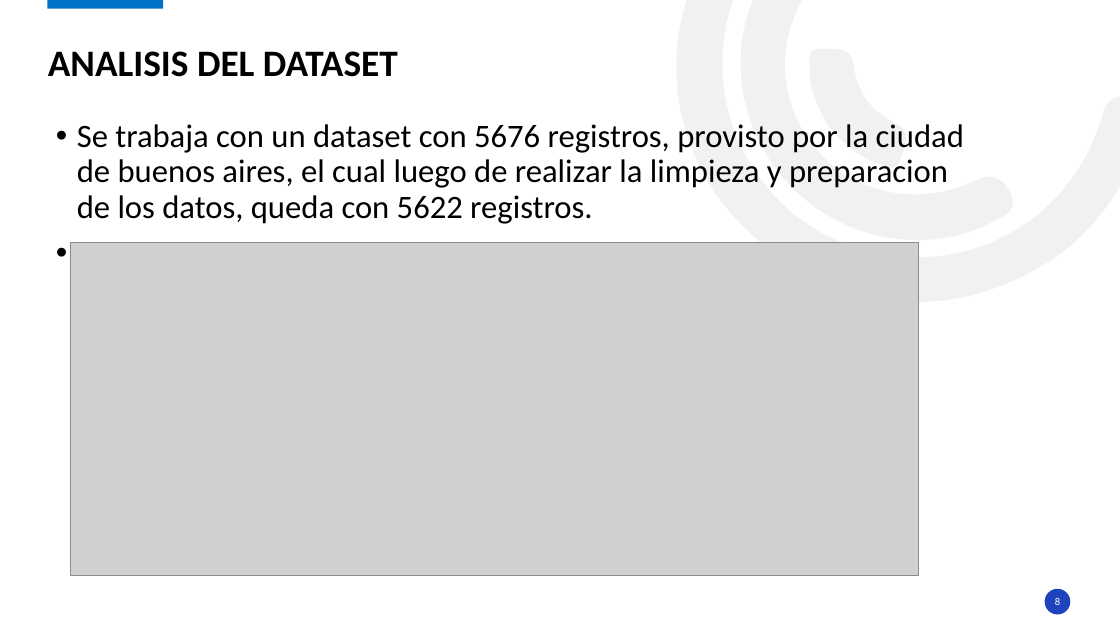
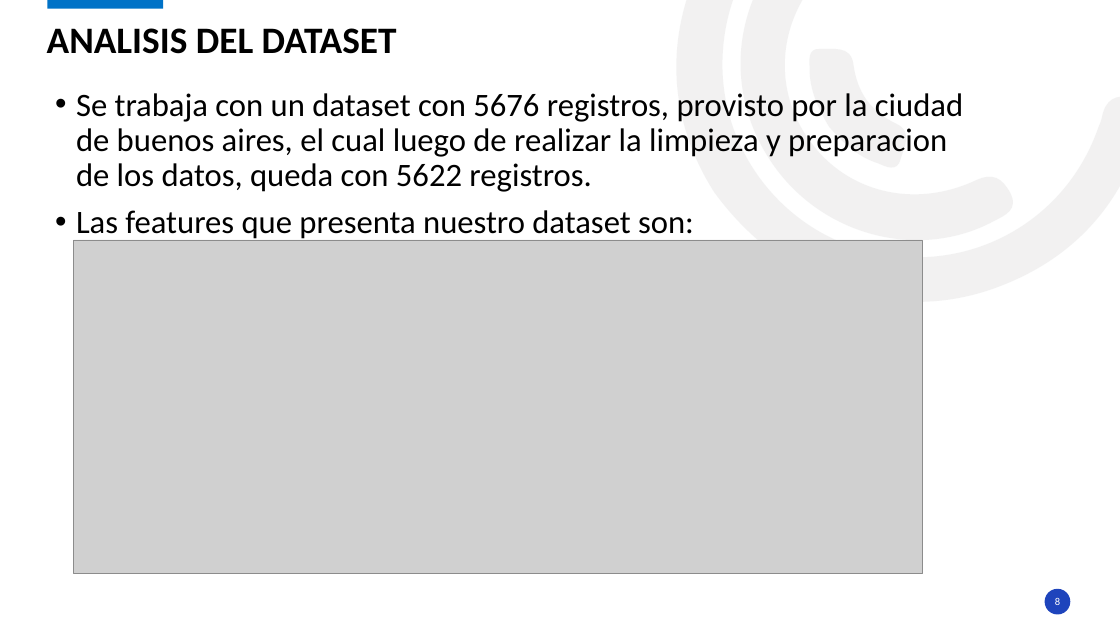
Before and after one commit to Csuarezgurruchaga/Digital-House, a slide deck: slide 8 of Trabajo Practico/Practico_3/PRESENTACION GRUPO 5(3er desafio).pptx. Drawn at 1120x630 pixels with LibreOffice and Linux fonts; fonts in the diff are those of the drawing; grey boxes stand for pictures; background and template pictures are left out. Boxes give left, top, right and bottom in pixels: in the first picture for what was removed or moved away, otherwise in the second. Text is boxed around its words. In the diff, an @@ line names an element or a change of style, - is before the commit and + after.

```diff
--- a/Trabajo Practico/Practico_3/PRESENTACION GRUPO 5(3er desafio).pptx
+++ b/Trabajo Practico/Practico_3/PRESENTACION GRUPO 5(3er desafio).pptx
@@ title "ANALISIS DEL DATASET": place and size @@
-title "ANALISIS DEL DATASET" at bbox=[48, 51, 398, 77]
+title "ANALISIS DEL DATASET" at bbox=[47, 28, 397, 54]
@@ text "Se trabaja con un dataset ..." rewrapped from bbox=[77, 124, 964, 243] to bbox=[76, 93, 963, 242] @@
@@ picture: place and size @@
-picture at bbox=[70, 242, 918, 576]
+picture at bbox=[74, 240, 923, 574]
```
Also in this commit, not shown: 1 other slide changed.
